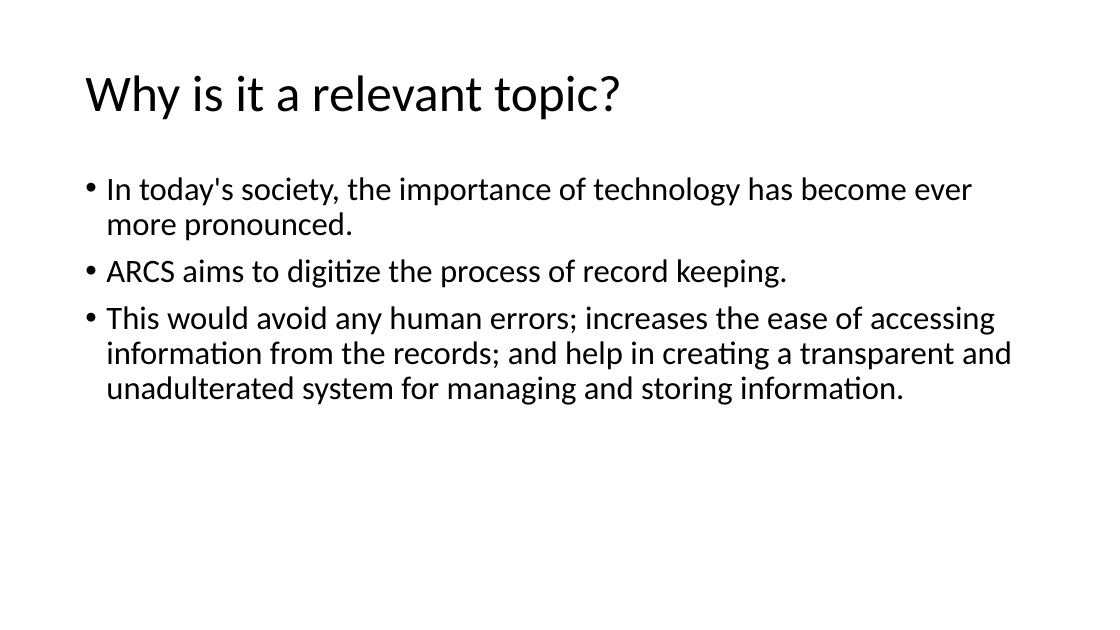
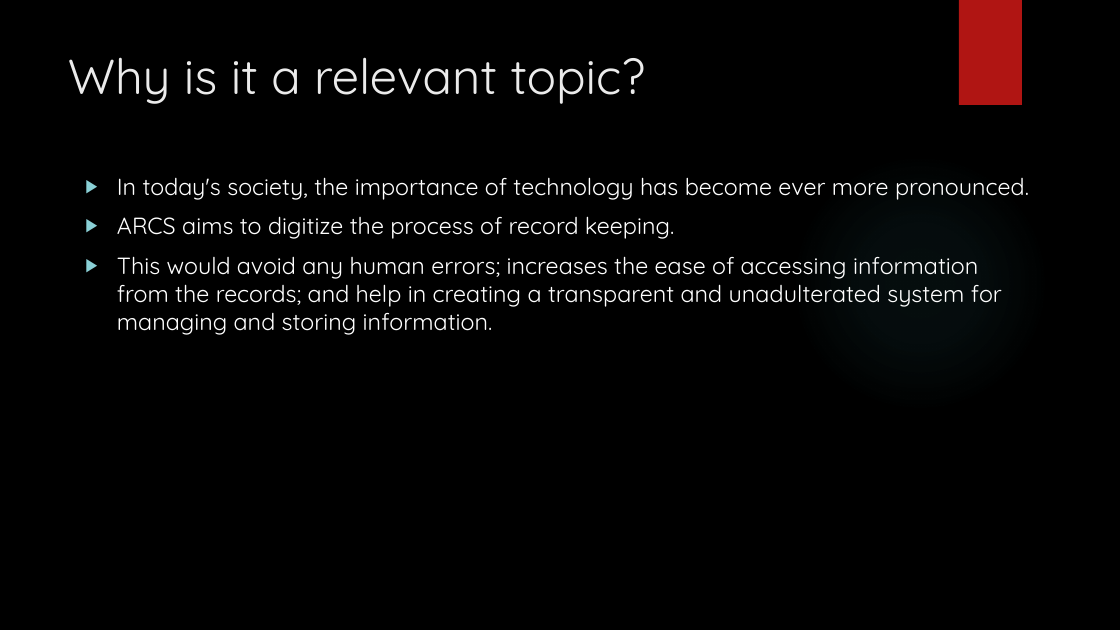
Before and after one commit to GeekyPython/Apartment_Rental_System, a slide deck: slide 5 of Project_Presentation.pptx (slide 4 before the commit). Drawn at 1120x630 pixels with LibreOffice and Linux fonts; fonts in the diff are those of the drawing; background and template pictures are left out. Boxes give left, top, right and bottom in pixels: in the first picture for what was removed or moved away, otherwise in the second. Text is boxed around its words. In the diff, an @@ line names an element or a change of style, - is before the commit and + after.

```diff
--- a/Project_Presentation.pptx
+++ b/Project_Presentation.pptx
@@ background #FFFFFF to picture (left out) @@
@@ rectangle added at [959,0,1022,105], fill #B01513 @@
@@ title "Why is it a relevant ...": place and size @@
-title "Why is it a relevant ..." at [85,75,622,120]
+title "Why is it a relevant ..." at [68,57,645,104]
@@ title "Why is it a relevant ..." at [68,57,645,104]: size 44 to 42 pt, font Calibri to Quicksand, text colour #000000 to #EBEBEB; line spacing 0.9 to 1; vertical alignment middle to top @@
@@ text "In today's society, the importance ..." at [117,177,1029,335]: size 28 to 20 pt, font Calibri to Quicksand, text colour #000000 to #FFFFFF; bullet • to ▶; line spacing 0.9 to 1 @@
@@ ellipse added at [791,154,1049,413], fill gradient #50B9C1 @@
```
Also in this commit, not shown: 4 other slides changed, 5 slides added.
